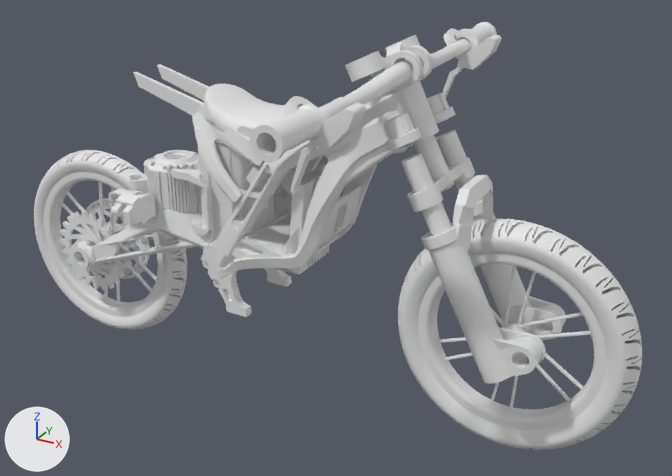
What one commit did to the glTF model configurator/models/eride-ss3.glb.
Before and after are seen from a 50 mm camera at (1.216, -1.915, 1.439) aimed at (0.135, 0.049, 0.456). Every picture has the same lights, and +X, +Y and +Z are marked at lower left. The picture after the commit comes second. Where no turn or scale is listed for an object, it has been applied to the vertices.

Objects in the first picture: 'frame', 'wheel_front', 'wheel_rear'.
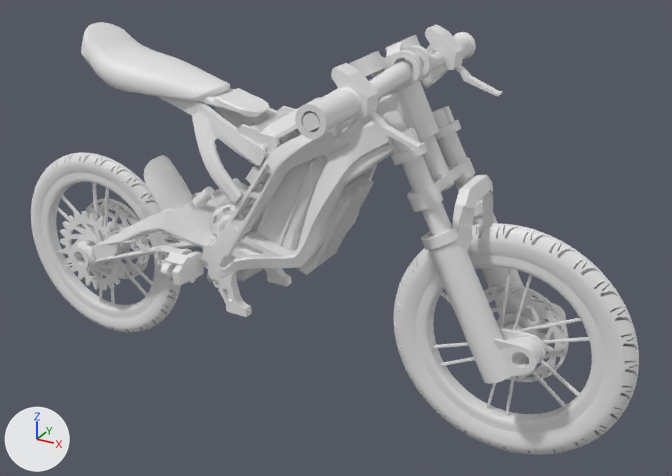
The edits, one by one:
me_frame is used by ob_frame; location (0.0, 0.0, 0.0).
me_frame had 32380 vertices, 65213 faces and spanned x -0.77..0.74, y -0.56..0.56, z 0.16..1.0.
me_frame now has 33591 vertices, 67795 faces and spans x -0.77..0.77, y -0.4..0.4, z 0.16..1.0.
me_frame part 1: the loose piece of 106 vertices spanning x -0.01..0.12, y -0.1..0.1, z 0.39..0.64 is turned 22 degrees about the y axis through its middle, then moved by (0.07, 0.0, 0.01).
me_frame part 2: the loose piece of 640 vertices spanning x -0.48..-0.34, y -0.2..-0.09, z 0.47..0.55 is moved by (0.15, 0.0, -0.14).
me_frame part 3: the loose piece of 1211 vertices spanning x -0.77..-0.51, y 0.05, z 0.16..0.42 is copied, and the copy is moved by (1.27, 0.0, 0.02); it spans x 0.51..0.77, y 0.05, z 0.18..0.44.
me_frame part 4: 252 vertices moved within x -0.2..0.38, y -0.4..0.4, z 0.42..0.95; 12870 vertices removed from x -0.45..0.43, y -0.56..0.56, z 0.42..0.96; 12870 vertices added at x -0.6..0.49, y -0.4..0.4, z 0.29..0.99.
Other edits to the shape of me_frame do not show in these pictures.
me_wheel_front is used by ob_wheel_front; location (0.637, 0.0, 0.306).
me_wheel_front had 10056 vertices, 20272 faces and spanned x -0.305..0.305, y -0.036..0.036, z -0.305..0.305.
me_wheel_front now has 19664 vertices, 39588 faces and spans x -0.305..0.305, y -0.036..0.036, z -0.305..0.305.
me_wheel_front part 5: 3 vertices moved within x -0.235..0.235, y -0.02..0.036, z -0.125..0.125; 9808 vertices removed from x -0.305..0.305, y -0.02..0.036, z -0.305..0.305; 19170 vertices added at x -0.305..0.305, y -0.028..0.036, z -0.305..0.305.
Other edits to the shape of me_wheel_front do not show in these pictures.
me_wheel_rear is used by ob_wheel_rear; location (-0.637, 0.0, 0.289).
me_wheel_rear had 9644 vertices, 19340 faces and spanned x -0.289..0.289, y -0.03..0.03, z -0.289..0.289.
me_wheel_rear now has 18893 vertices, 37826 faces and spans x -0.289..0.289, y -0.03..0.03, z -0.289..0.289.
me_wheel_rear part 6: 2 vertices moved within x -0.236..0.257, y -0.015, z -0.071..0.125; 9228 vertices removed from x -0.289..0.289, y -0.017..0.03, z -0.289..0.289; 18447 vertices added at x -0.289..0.289, y -0.023..0.03, z -0.289..0.289.
Other edits to the shape of me_wheel_rear do not show in these pictures.

What differs and where, as boxes [x1, y1, x2, y2] in the pictures (672 x 476 px; the box of a moved part takes in the faces that stretch with it):
'frame', reshaped
    before: [60, 22, 566, 384]
    after: [60, 22, 569, 384]
'wheel_front', reshaped
    before: [398, 219, 642, 450]
    after: [394, 223, 639, 455]
'wheel_rear', reshaped
    before: [34, 150, 187, 330]
    after: [31, 153, 181, 332]
part 1 of me_frame, moved or reshaped
    before: [273, 164, 329, 274]
    after: [289, 175, 374, 275]
part 2 of me_frame, moved or reshaped
    before: [108, 188, 156, 226]
    after: [155, 246, 204, 286]
part 3 of me_frame, added
    after: [484, 284, 569, 382]
part 4 of me_frame, moved or reshaped
    before: [130, 22, 502, 241]
    after: [81, 22, 502, 283]
